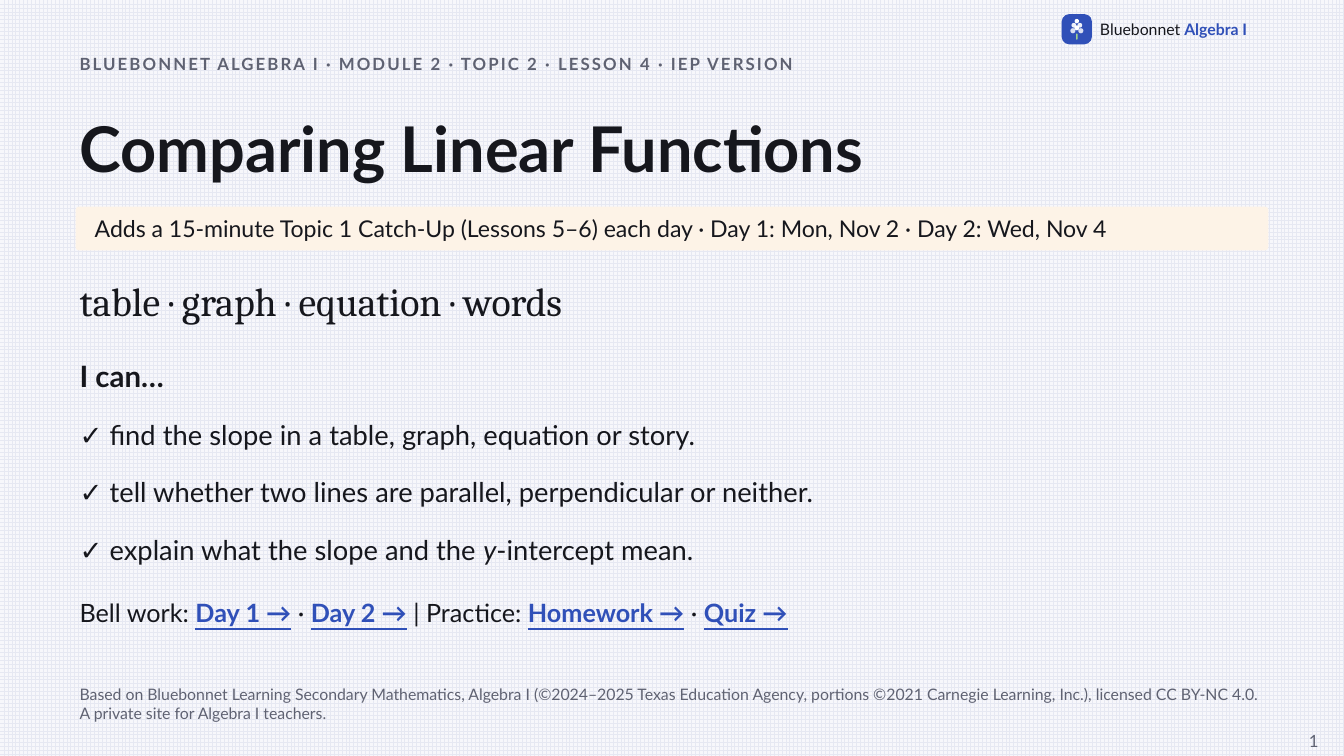
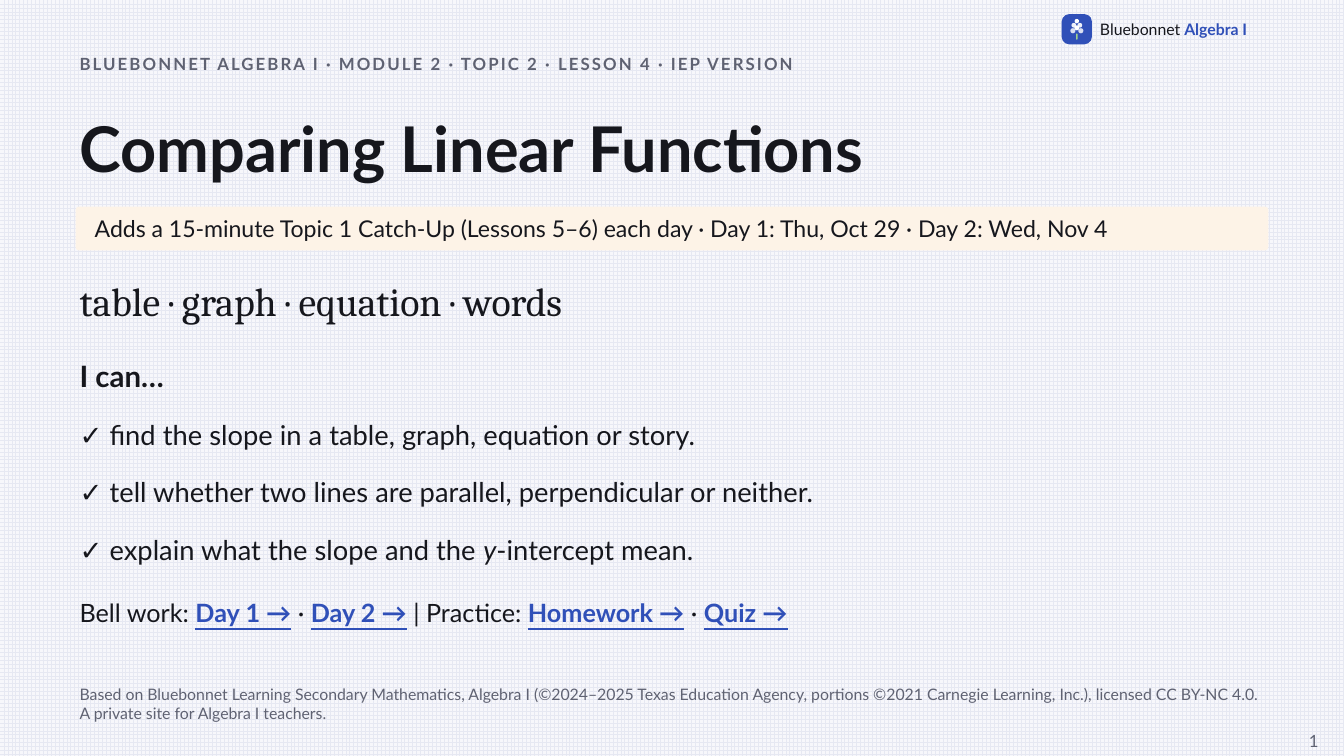
Before and after one commit to Apolloat2022/Algebra1M2U1L4, a slide deck: slide 1 of IEP/t2-lesson4-comparing-linear-functions-IEP-catchup.pptx. Drawn at 1344x756 pixels with LibreOffice and Linux fonts; fonts in the diff are those of the drawing. Boxes give left, top, right and bottom in pixels: in the first picture for what was removed or moved away, otherwise in the second. Text is boxed around its words. In the diff, an @@ line names an element or a change of style, - is before the commit and + after.

```diff
--- a/IEP/t2-lesson4-comparing-linear-functions-IEP-catchup.pptx
+++ b/IEP/t2-lesson4-comparing-linear-functions-IEP-catchup.pptx
@@ text in rounded rectangle at (95,219,1107,241): text changed @@
-Adds a 15-minute Topic 1 Catch-Up (Lessons 5–6) each day · Day 1: Mon, Nov 2 · Day 2: Wed, Nov 4
+Adds a 15-minute Topic 1 Catch-Up (Lessons 5–6) each day · Day 1: Thu, Oct 29 · Day 2: Wed, Nov 4
```
Also in this commit, not shown: 4 other slides changed, 40 other files.
